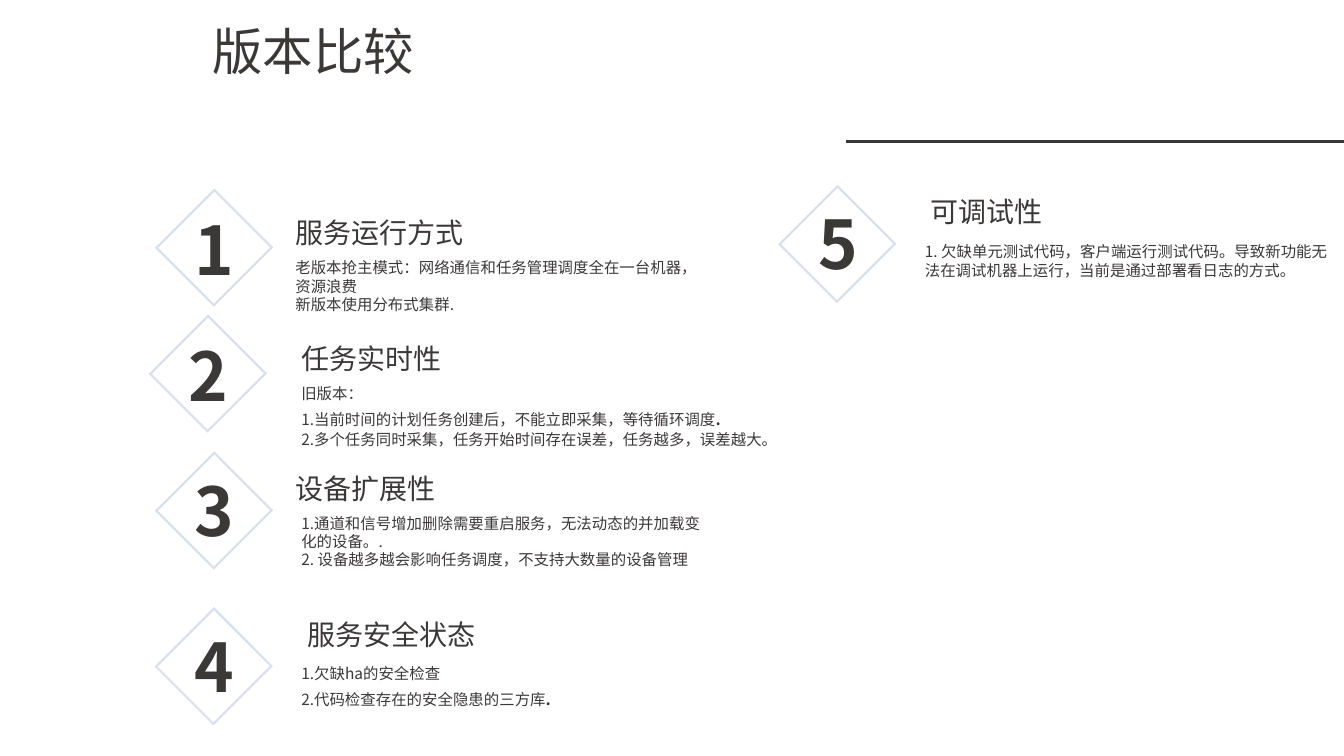
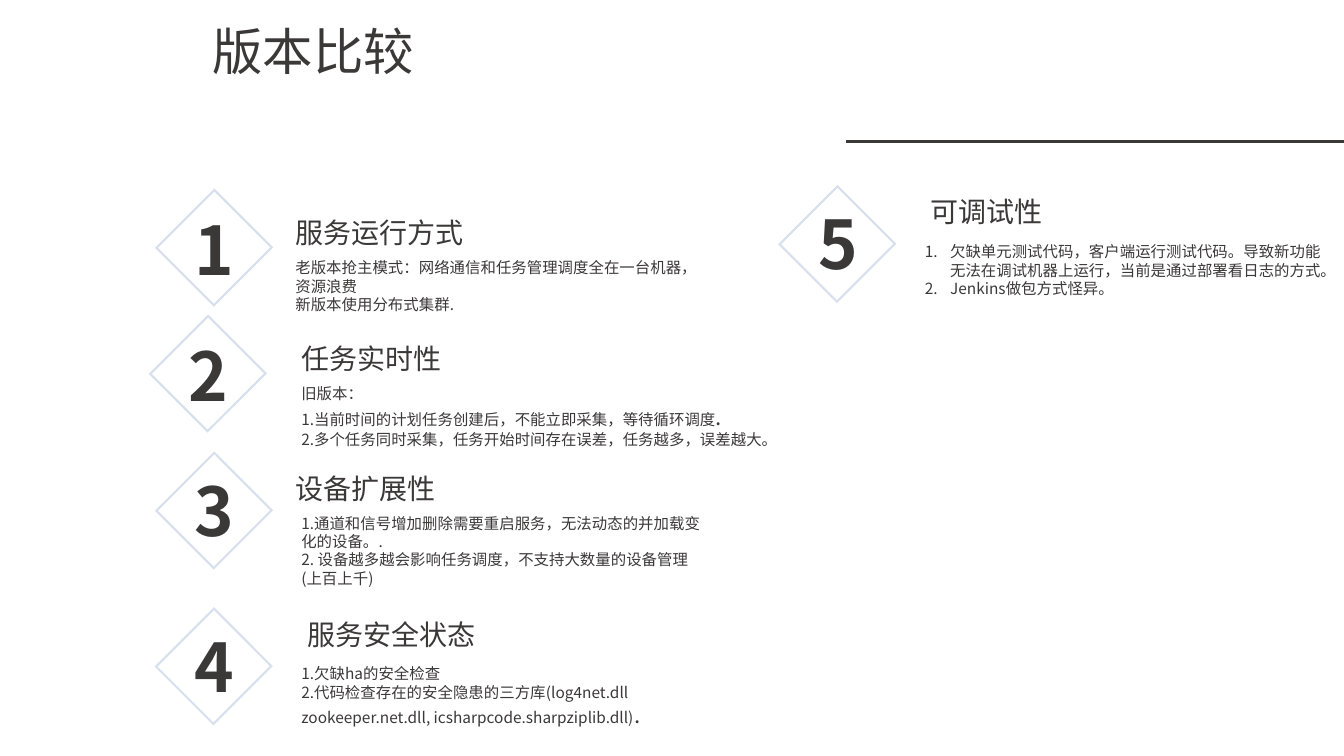
Before and after one commit to xuecat/IngestTask, a slide deck: slide 2 of ingesttask.pptx. Drawn at 1344x756 pixels with LibreOffice and Linux fonts; fonts in the diff are those of the drawing; background and template pictures are left out. Boxes give left, top, right and bottom in pixels: in the first picture for what was removed or moved away, otherwise in the second. Text is boxed around its words. In the diff, an @@ line names an element or a change of style, - is before the commit and + after.

Commit message:
修改任务同时开始

```diff
--- a/ingesttask.pptx
+++ b/ingesttask.pptx
@@ text at (950, 244, 1336, 296): text changed @@
-1. 欠缺单元测试代码，客户端运行测试代码。导致新功能无法在调试机器上运行，当前是通过部署看日志的方式。
+1. 欠缺单元测试代码，客户端运行测试代码。导致新功能无法在调试机器上运行，当前是通过部署看日志的方式。
+2. Jenkins做包方式怪异。
@@ text at (301, 552, 688, 587): text changed @@
-2. 设备越多越会影响任务调度，不支持大数量的设备管理
+2. 设备越多越会影响任务调度，不支持大数量的设备管理(上百上千)
@@ text at (301, 685, 634, 727): text changed @@
-2.代码检查存在的安全隐患的三方库.
+2.代码检查存在的安全隐患的三方库(log4net.dll zookeeper.net.dll, icsharpcode.sharpziplib.dll).
```
Also in this commit, not shown: 6 other slides changed, 4 other files.
